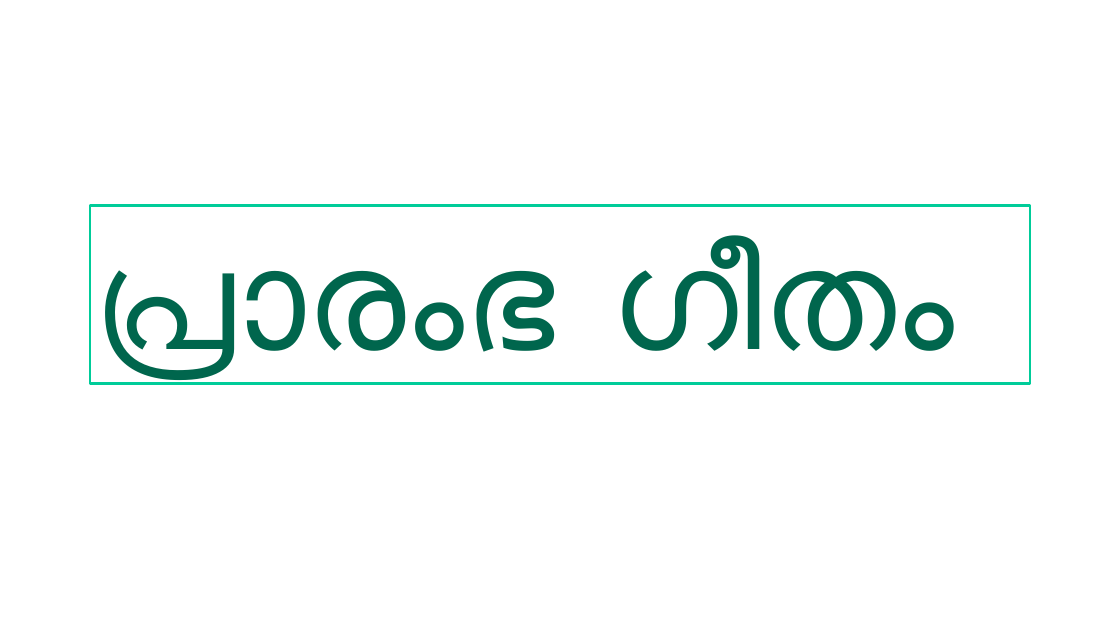
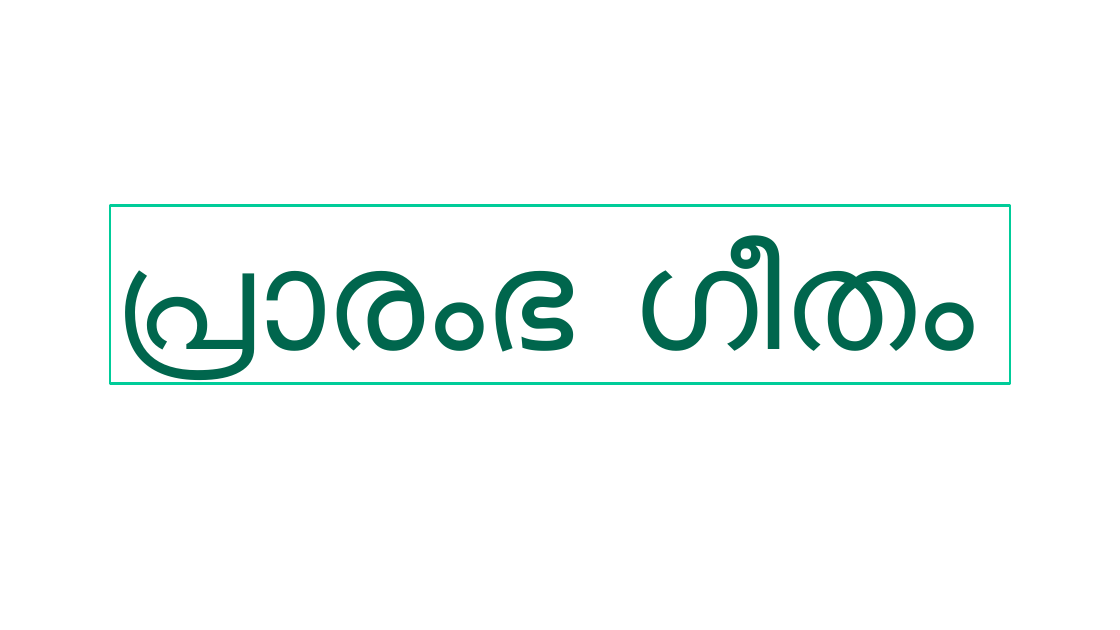
Before and after one commit to gijocode/Church_PPT_Utility, a slide deck: slide 2 of templates/malayalam_service_template.pptx. Drawn at 1120x630 pixels with LibreOffice and Linux fonts; fonts in the diff are those of the drawing. Boxes give left, top, right and bottom in pixels: in the first picture for what was removed or moved away, otherwise in the second. Text is boxed around its words. In the diff, an @@ line names an element or a change of style, - is before the commit and + after.

```diff
--- a/templates/malayalam_service_template.pptx
+++ b/templates/malayalam_service_template.pptx
@@ rectangle "പ്രാരംഭ ഗീതം": place and size @@
-rectangle "പ്രാരംഭ ഗീതം" at [90,206,1030,384]
+rectangle "പ്രാരംഭ ഗീതം" at [110,206,1011,384]
@@ rectangle "പ്രാരംഭ ഗീതം" at [110,206,1011,384]: font Noto Sans to Cambria @@
```
Also in this commit, not shown: 3 other slides changed, 2 other files.
